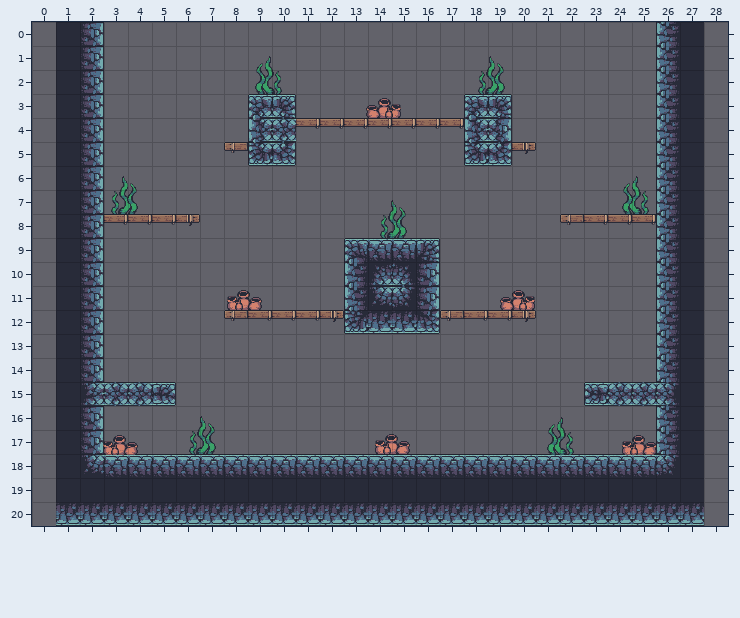
Tiled map (JSON): assets/levels/lev01.json. This is how it looked before the edit.
Cells are 32x32 px. Shown: x 0..28, y 0..20. The old version is drawn lined up with the new one.
After:
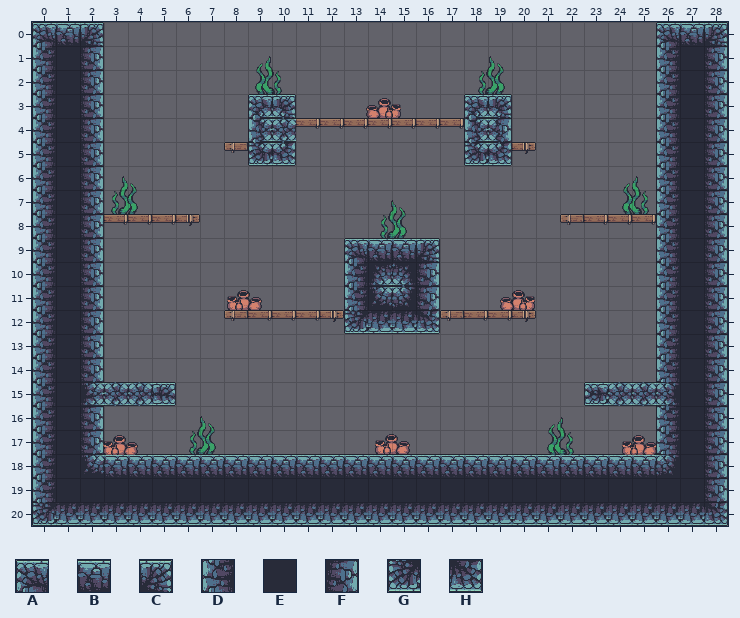
Key: from "tileset": A 0, B 1, C 2, D 7, E 8, F 9, G 14, H 16.
_ is an empty cell.
The edit:
{"change": "map size 27x21 -> 29x21 cells (old content now starts at 1,0; both pictures use the new coordinates)"}
{"where": "layer \"main layer\""}
{"y":0,"x":0,"old":"_EF","new":"ABC"}
{"y":0,"x":26,"old":"DE_","new":"ABC"}
{"y":1,"x":0,"old":"_","new":"D"}
{"y":1,"x":28,"old":"_","new":"F"}
{"y":2,"x":0,"old":"_","new":"D"}
{"y":2,"x":28,"old":"_","new":"F"}
{"y":3,"x":0,"old":"_","new":"D"}
{"y":3,"x":28,"old":"_","new":"F"}
{"y":4,"x":0,"old":"_","new":"D"}
{"y":4,"x":28,"old":"_","new":"F"}
{"y":5,"x":0,"old":"_","new":"D"}
{"y":5,"x":28,"old":"_","new":"F"}
{"y":6,"x":0,"old":"_","new":"D"}
{"y":6,"x":28,"old":"_","new":"F"}
{"y":7,"x":0,"old":"_","new":"D"}
{"y":7,"x":28,"old":"_","new":"F"}
{"y":8,"x":0,"old":"_","new":"D"}
{"y":8,"x":28,"old":"_","new":"F"}
{"y":9,"x":0,"old":"_","new":"D"}
{"y":9,"x":28,"old":"_","new":"F"}
{"y":10,"x":0,"old":"_","new":"D"}
{"y":10,"x":28,"old":"_","new":"F"}
{"y":11,"x":0,"old":"_","new":"D"}
{"y":11,"x":28,"old":"_","new":"F"}
{"y":12,"x":0,"old":"_","new":"D"}
{"y":12,"x":28,"old":"_","new":"F"}
{"y":13,"x":0,"old":"_","new":"D"}
{"y":13,"x":28,"old":"_","new":"F"}
{"y":14,"x":0,"old":"_","new":"D"}
{"y":14,"x":28,"old":"_","new":"F"}
{"y":15,"x":0,"old":"_","new":"D"}
{"y":15,"x":28,"old":"_","new":"F"}
{"y":16,"x":0,"old":"_","new":"D"}
{"y":16,"x":28,"old":"_","new":"F"}
{"y":17,"x":0,"old":"_","new":"D"}
{"y":17,"x":28,"old":"_","new":"F"}
{"y":18,"x":0,"old":"_","new":"D"}
{"y":18,"x":28,"old":"_","new":"F"}
{"y":19,"x":0,"old":"_","new":"D"}
{"y":19,"x":28,"old":"_","new":"F"}
{"y":20,"x":0,"old":"_","new":"G"}
{"y":20,"x":28,"old":"_","new":"H"}
{"label":"changed","picture_box":[32,22,104,526]}
{"label":"changed","picture_box":[656,22,728,526]}
